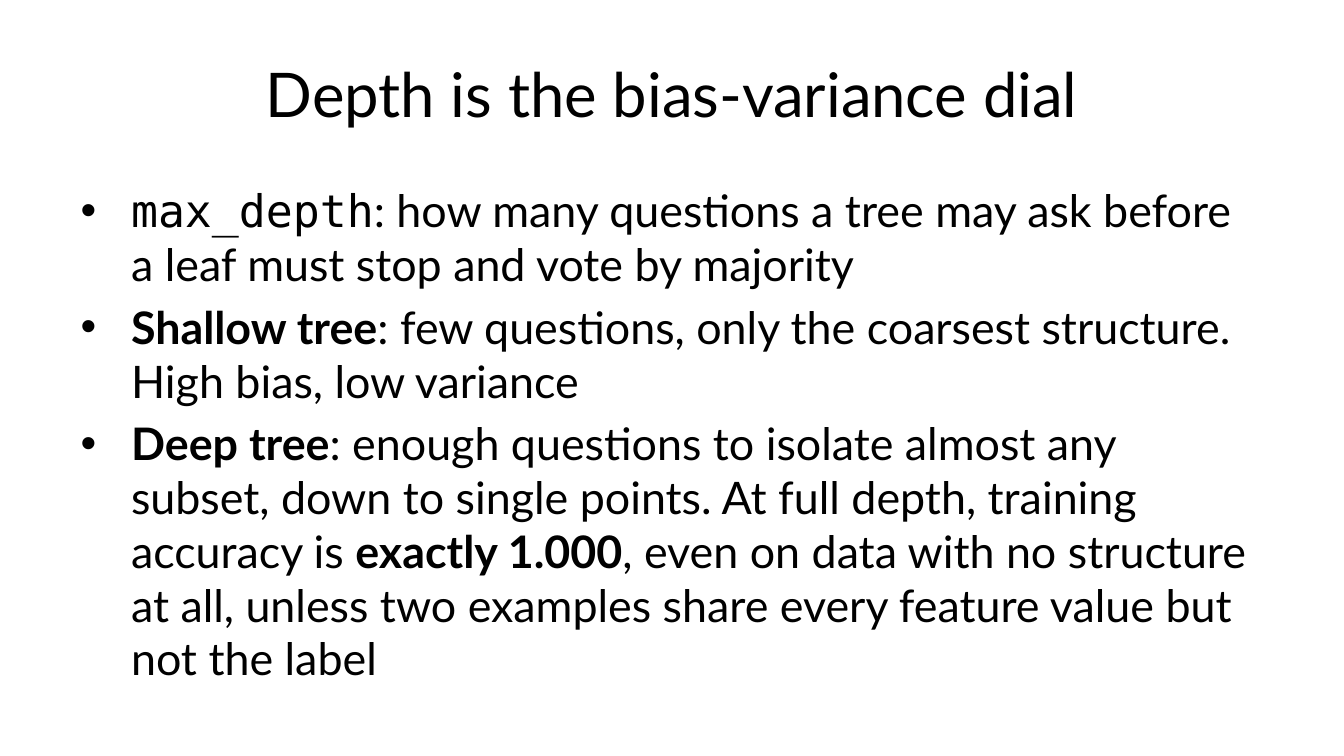
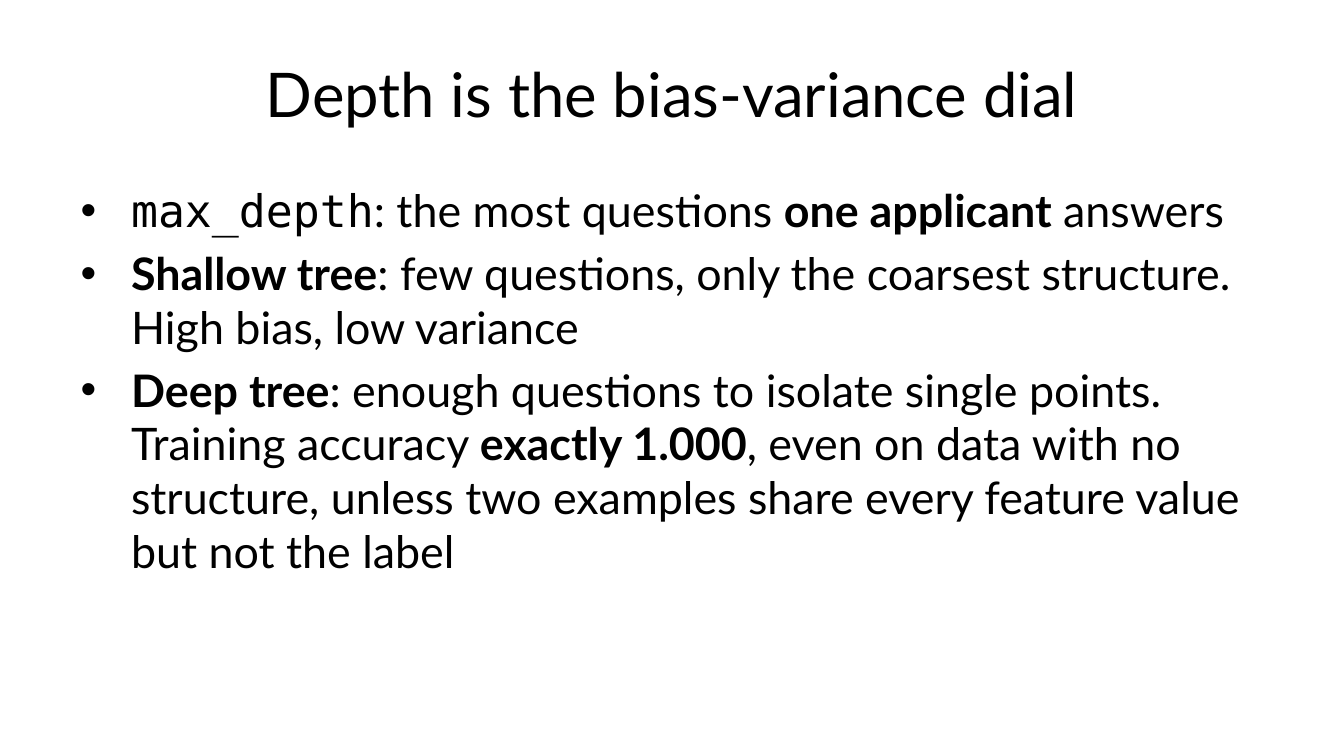
Before and after one commit to fabioantonini/technologies-for-artificial-intelligence, a slide deck: slide 19 of Lessons/07_trees_and_ensembles/Slides/trees_and_ensembles_slides.pptx. Drawn at 1344x756 pixels with LibreOffice and Linux fonts; fonts in the diff are those of the drawing; background and template pictures are left out. Boxes give left, top, right and bottom in pixels: in the first picture for what was removed or moved away, otherwise in the second. Text is boxed around its words. In the diff, an @@ line names an element or a change of style, - is before the commit and + after.

```diff
--- a/Lessons/07_trees_and_ensembles/Slides/trees_and_ensembles_slides.pptx
+++ b/Lessons/07_trees_and_ensembles/Slides/trees_and_ensembles_slides.pptx
@@ text at [131,193,1224,237]: text changed @@
-• max_depth: how many questions a tree may ask before a leaf must stop and vote by majority
+• max_depth: the most questions one applicant answers
@@ text at [131,374,1239,569]: text changed @@
-• Deep tree: enough questions to isolate almost any subset, down to single points. At full depth, training accuracy is exactly 1.000, even on data with no structure at all, unless two examples share every feature value but not the label
+• Deep tree: enough questions to isolate single points. Training accuracy exactly 1.000, even on data with no structure, unless two examples share every feature value but not the label
```
Also in this commit, not shown: 11 other slides changed, 2 slides added, 1 slide removed, 17 other files.
